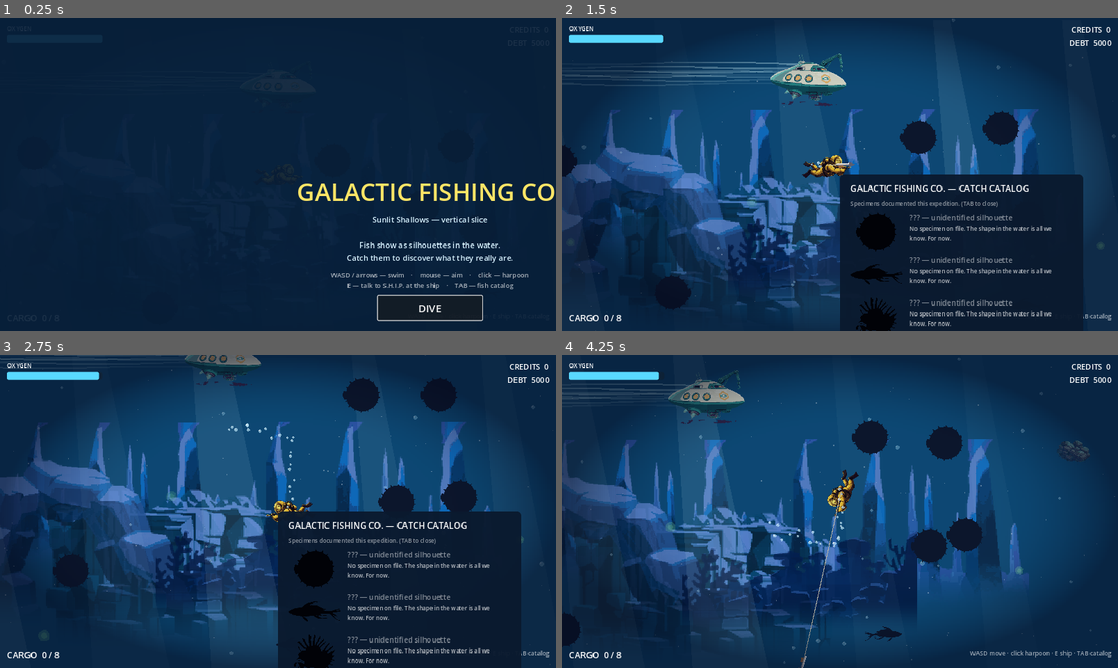
Above: before the commit, frames 1-4 (two rows, left to right).
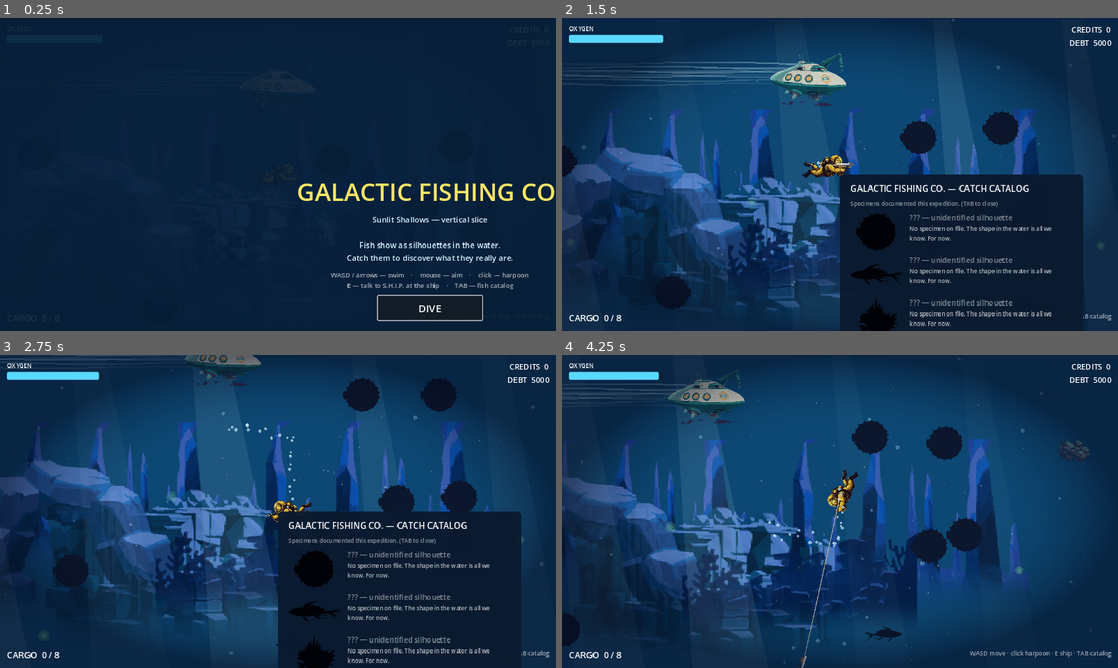
Above: after the commit, the same moments.

Repository: Chowwyie/galactic-fishing-co
Game: Godot game, scene res://scenes/main.tscn
Same seed, same stepped clock (60 frames per second), same inputs: the game is played once before the commit and once after it.
Inputs (mouse positions are in pixels of both pictures, inside the frame that each line leads up to):
- Up to frame 1 (0.25 s): no input
- Up to frame 2 (1.5 s): click "DIVE" at 0.5 s; tap Enter at 1.25 s; move the mouse to (962, 158) at 1.27 s; hold D from 1.28 s (still down); tap Tab at 1.35 s; click (962, 158) at 1.42 s
- Up to frame 3 (2.75 s): move the mouse to (166, 527) at 2.02 s; release D at 2.03 s; hold S from 2.03 s (still down); tap E at 2.1 s
- Up to frame 4 (4.25 s): move the mouse to (895, 442) at 2.77 s; release S at 2.78 s; hold D 2.78-3.53 s; tap Tab at 2.85 s; move the mouse to (812, 574) at 3.52 s; hold W from 3.53 s (still down); tap E at 3.6 s; click (812, 574) at 3.67 s

The runs differ from the first frame. In frame 2, 1.3% of the frame differs, in the area x 19-85%, y 29-100%; in frame 3, 1.6%, in the area x 17-88%, y 21-100%; in frame 4, 1.6%.

Commit message:
Iter5: worrywart in-water silhouette redrawn as fish (tail/fins, short dorsal nubs, rim light); deepest parallax plane tint

Diff:
--- a/scripts/environment.gd
+++ b/scripts/environment.gd
@@ -70,8 +70,9 @@
 	# the lower band so it reads as a distant reef, never a floating island.
 	var rock_tint := Color(0.45, 0.58, 0.9, 0.85)
 	var reef_tint := Color(0.35, 0.48, 0.85, 0.85)
+	var far_tint := Color(0.30, 0.42, 0.80, 0.9)  # iter5: deepest parallax plane
 	var back := [
-		["env-distant-spires", 2, 2.2, 3.0, 300.0, 950.0, rock_tint],
+		["env-distant-spires", 2, 2.2, 3.0, 300.0, 950.0, far_tint],
 		["env-cliff-wall", 1, 2.2, 3.0, 300.0, 950.0, rock_tint],
 		["env-distant-arch", 1, 2.2, 3.0, 300.0, 950.0, rock_tint],
 		["env-coral-forest", 1, 2.2, 2.8, 700.0, 950.0, reef_tint],
Binary file changed: assets/sprites/fish_teal_sil_0.png
Binary file changed: assets/sprites/fish_teal_sil_1.png
Binary file changed: assets/sprites/fish_teal_sil_2.png
